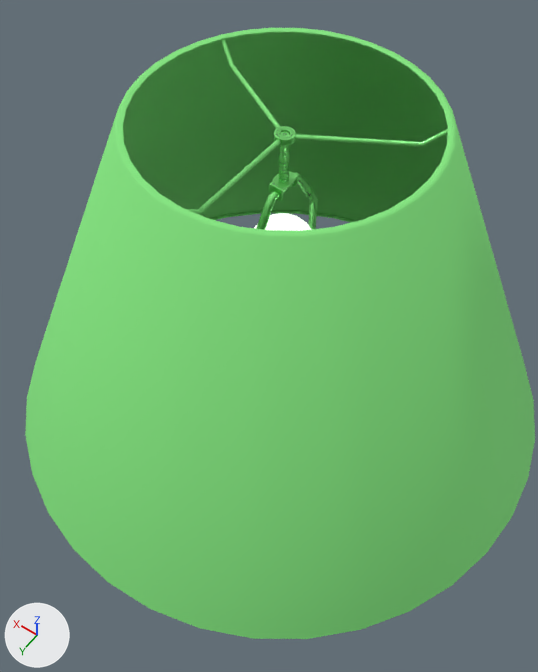
The FBX model Assets/Imported/Props/lamp_table/Table Lamp Low Poly.fbx, before and after one commit.
Camera for both pictures: a 50 mm lens placed at (-2.557, -10.726, 2.011), pointed at (-2.398, -10.948, 1.663). The axes (+X, +Y, +Z) are drawn at lower left. The lights are the same throughout. The first picture is the older version.

The older version as bpy lines, for what is in view:
```python
me_cylinder_141 = bpy.data.meshes.new('Cylinder.141')
me_cylinder_141.from_pydata(...)  # 5992 vertices, 5752 faces; spans x -0.138..0.138, y -0.143..0.134, z -0.209..0.21
me_cylinder_141.materials.append(mat_table_lamp)  # its picture is missing
ob_cylinder_009_low = bpy.data.objects.new('Cylinder.009_low', me_cylinder_141)
ob_cylinder_009_low.location = (-2.4248, -10.9169, 1.6329)
```
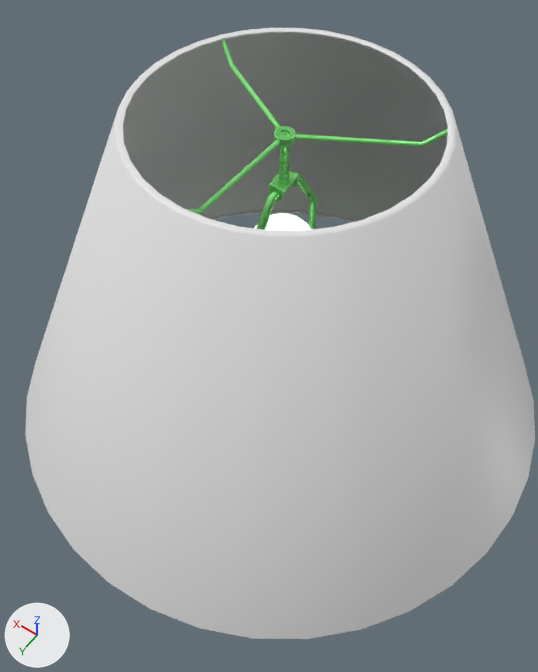
Pixel boxes [x1, y1, x2, y2] of what changed, in the pictures (538 x 672 px):
part 1 of me_cylinder_141, recoloured: [114, 28, 457, 238] in both
part 2 of me_cylinder_141, recoloured (lighter): [210, 211, 355, 223] in both
part 3 of me_cylinder_141, recoloured (lighter): [25, 33, 535, 639] in both

The change in detail:
Material 'Material.001' (mat_material_001) is new.
Its base color is (0.8, 0.8, 0.8) (white #e7e7e7).
me_cylinder_141 has 5992 vertices, 5752 faces and spans x -0.138..0.138, y -0.143..0.134, z -0.209..0.21.
me_cylinder_141 is used by ob_cylinder_009_low; location (-2.4248, -10.9169, 1.6329).
me_cylinder_141 part 1: all 180 faces centred in x -0.062..0.062, y -0.066..0.058, z 0.208..0.209 switch from mat_table_lamp (its picture is missing) to mat_material_001 (white #e7e7e7).
me_cylinder_141 part 2: all 108 faces centred in x -0.136..0.136, y -0.14..0.131, z 0.037..0.038 switch from mat_table_lamp (its picture is missing) to mat_material_001 (white #e7e7e7).
me_cylinder_141 part 3: all 72 faces centred in x -0.1..0.1, y -0.104..0.096, z 0.123 switch from mat_table_lamp (its picture is missing) to mat_material_001 (white #e7e7e7).
